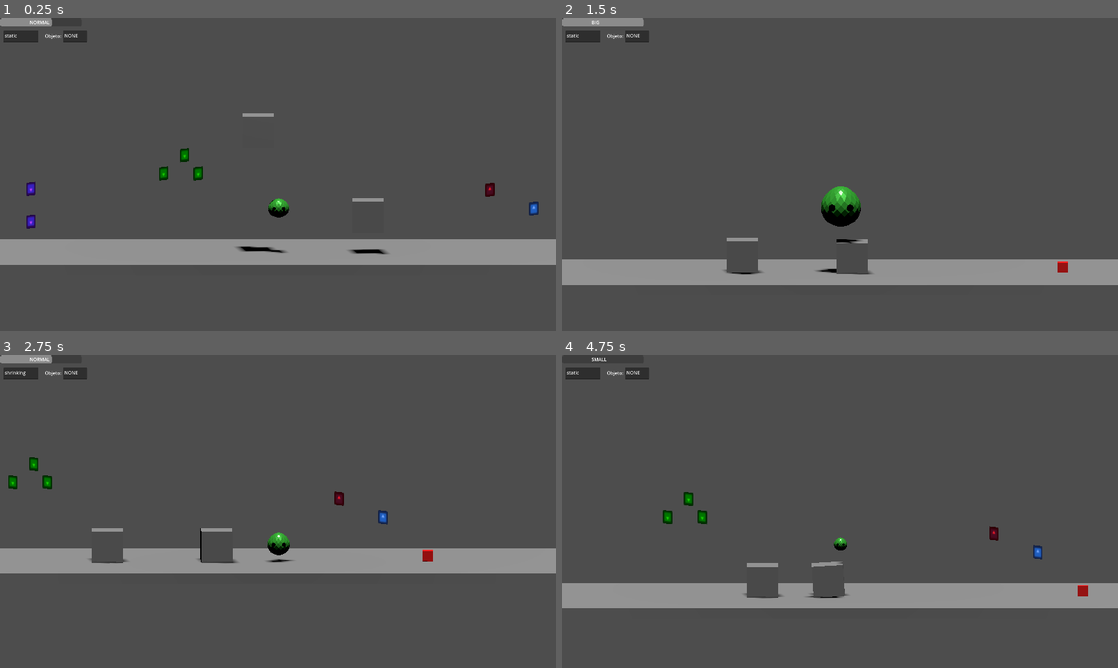
Above: before the commit, frames 1-4 (two rows, left to right).
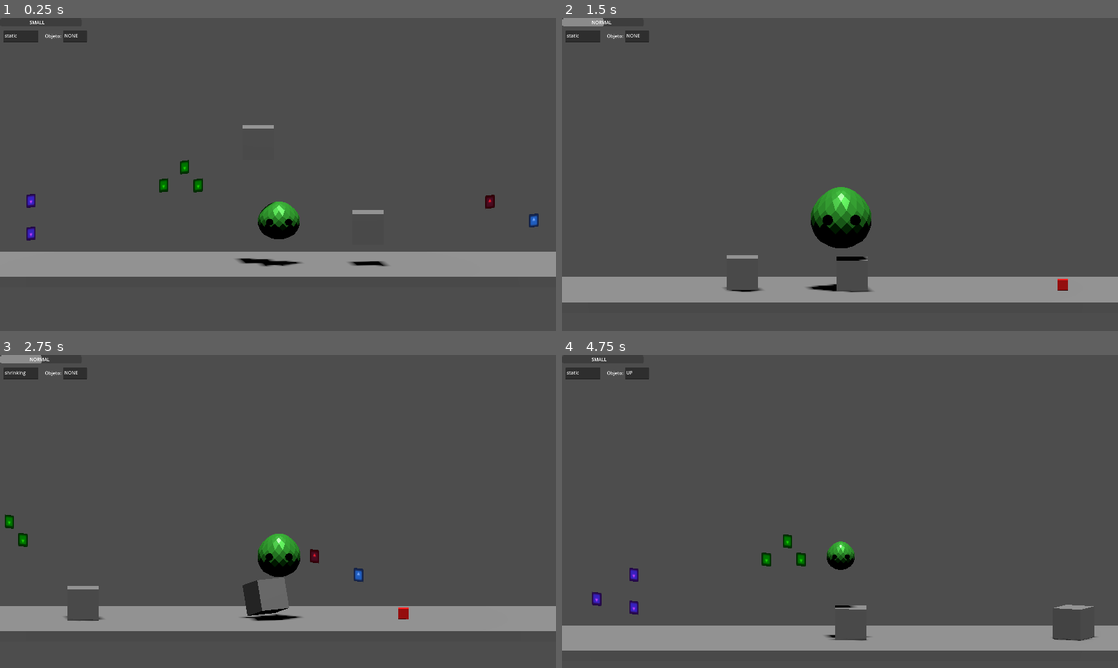
Above: after the commit, the same moments.

Repository: Isaac-Salas/GameOff2023
Game: Godot game, scene res://Levels/LevelTest.tscn
The game is run twice, just before and just after one commit, with the same random seed, the same clock (stepped at 60 frames per second) and the same inputs. The engine's default icon, where the game draws it, is replaced by a stand-in: a white triangle on a blue panel in a dark square.
Inputs:
- Up to frame 1 (0.25 s): no input
- Up to frame 2 (1.5 s): tap Enter (ui_accept) at 0.5 s; hold D (Walk_Right) 0.53-1.28 s; hold W (Grow) 0.53-1.28 s; tap Space (Jump) at 0.77 s; tap Z (Item) at 0.8, 1.35 s; hold Down (ui_down) from 1.28 s (still down)
- Up to frame 3 (2.75 s): tap Space (Jump) at 1.52 s; tap S (Shrink) at 1.55 s; tap Enter (ui_accept) at 2 s; release Down (ui_down) at 2.03 s; hold D (Walk_Right) from 2.03 s (still down); hold S (Shrink) from 2.03 s (still down); tap W (Grow) at 2.3 s
- Up to frame 4 (4.75 s): release D (Walk_Right) at 2.78 s; release S (Shrink) at 2.78 s; hold Up (ui_up) 2.78-3.53 s; tap W (Grow) at 2.85, 4.55 s; tap Space (Jump) at 3.02, 3.77, 4.52 s; tap Z (Item) at 3.05, 4.35 s; hold S (Shrink) 3.53-4.28 s; hold A (Walk_Left) from 3.53 s (still down); tap E (Interact) at 3.6 s

The runs differ from the first frame. In frame 1, 10% of the frame differs, in the area x 0-100%, y 0-83%; in frame 2, 12%; in frame 3, 17%, in the area x 0-100%, y 0-89%; in frame 4, 16%.

Commit message:
Movement, Grow and Shrink OVERHAUL
Removed unnecessary lines of code from the basic player script, improved the handling of the grow and shrink functions, modified the way the camera needs to be placed and its behavior,  and tried adding a dynamic music system.

Diff:
--- a/Global/GlobalVar.gd
+++ b/Global/GlobalVar.gd
@@ -1,7 +1,11 @@
 extends Node
 
+var VolBig = 0.0
+var VolSmall = 0.0
+
 var sizeM = Vector3()
-var sizefactor = 1
+var sizestandard = 2
+var sizefactor = 2
 var SPEED = 10.0
 var JUMP_VELOCITY = 20
 var bump = false
@@ -9,6 +13,6 @@
 var pick = "NONE"
 var ProgBar = 1;
 var CURRENT = "NORMAL"
-var MaxCap=2
-var MinCap=0.5
+var MaxCap=4.0
+var MinCap=0.1
 var Scalerate = 0.02
--- a/Levels/LevelTest.tscn
+++ b/Levels/LevelTest.tscn
@@ -8,9 +8,11 @@
 [ext_resource type="PackedScene" uid="uid://ccd0mnyoukcva" path="res://GridMaps/Floor.tscn" id="7_evqv3"]
 [ext_resource type="PackedScene" uid="uid://lwadxgbqcjhn" path="res://Pickups/Smallone.tscn" id="7_l28wy"]
 [ext_resource type="PackedScene" uid="uid://cx46mlukul3fs" path="res://Pickups/PickObject.tscn" id="8_tplic"]
-[ext_resource type="PackedScene" path="res://Pickups/PermaSmall.tscn" id="9_22t10"]
-[ext_resource type="PackedScene" path="res://Pickups/PermaBig.tscn" id="9_yg4ue"]
-[ext_resource type="PackedScene" path="res://Pickups/ScalerateUP.tscn" id="11_a8cvn"]
+[ext_resource type="PackedScene" uid="uid://dpj53n3yti1ua" path="res://Pickups/PermaSmall.tscn" id="9_22t10"]
+[ext_resource type="PackedScene" uid="uid://befcxi1an7gdb" path="res://Pickups/PermaBig.tscn" id="9_yg4ue"]
+[ext_resource type="PackedScene" uid="uid://cvrq5l5qxmdqo" path="res://Pickups/ScalerateUP.tscn" id="11_a8cvn"]
+[ext_resource type="AudioStream" uid="uid://djmt1d5rsnj0p" path="res://Music/CapaPequeño.mp3" id="12_cm8v7"]
+[ext_resource type="AudioStream" uid="uid://bah5n5paw08we" path="res://Music/CapaGrande.mp3" id="13_dl0m7"]
 
 [node name="Node3D" type="Node3D"]
 
@@ -31,16 +33,7 @@
 freeze_mode = 1
 
 [node name="Player" parent="." instance=ExtResource("2_xc5vm")]
-transform = Transform3D(1, 0, 0, 0, 1, 0, 0, 0, 1, -39.98, 6.127, 0)
-
-[node name="Camera3D2" type="Camera3D" parent="Player"]
-transform = Transform3D(1, 0, 0, 0, 0.992546, 0.121869, 0, -0.121869, 0.992546, 0, 5, 15)
-projection = 1
-current = true
-fov = 157.0
-size = 30.0
-near = 0.001
-script = ExtResource("2_7uenw")
+transform = Transform3D(2, 0, 0, 0, 2, 0, 0, 0, 2, -39.98, 6.127, 0)
 
 [node name="CanvasLayer" parent="." instance=ExtResource("6_koge0")]
 
@@ -91,3 +84,26 @@
 
 [node name="SR+4" parent="Scaleboost" instance=ExtResource("11_a8cvn")]
 transform = Transform3D(1, 0, 0, 0, 1, 0, 0, 0, 1, -78.389, 9.09468, 0)
+
+[node name="Musicota" type="Node3D" parent="."]
+
+[node name="UPPER" type="AudioStreamPlayer" parent="Musicota"]
+stream = ExtResource("12_cm8v7")
+autoplay = true
+max_polyphony = 2
+bus = &"SMALL"
+
+[node name="LOWER" type="AudioStreamPlayer" parent="Musicota"]
+stream = ExtResource("13_dl0m7")
+autoplay = true
+max_polyphony = 2
+bus = &"BIG"
+
+[node name="Camera3D2" type="Camera3D" parent="."]
+transform = Transform3D(1, 0, 0, 0, 0.992546, 0.121869, 0, -0.121869, 0.992546, -39.98, 16.127, 30)
+projection = 1
+current = true
+fov = 157.0
+size = 30.0
+near = 0.001
+script = ExtResource("2_7uenw")
--- a/Player/PlayerTest.gd
+++ b/Player/PlayerTest.gd
@@ -7,9 +7,11 @@
 var objectPicked = null
 var pickup
 var lastSide = "right"
+var stateC = snapped(GlobalVar.MaxCap/6, 0.01)
 # Get the gravity from the project settings to be synced with RigidBody nodes.
 var gravity = ProjectSettings.get_setting("physics/3d/default_gravity")
-
+@onready var SMALL = AudioServer.get_bus_index("SMALL")
+@onready var BIG = AudioServer.get_bus_index("BIG")
 
 func _input(event):
 	if Input.is_action_just_pressed("Interact"):
@@ -23,19 +25,15 @@
 
 
 func _physics_process(delta):
+	print("size: ", GlobalVar.sizefactor, "comparative to:", stateC)
+	sizecheck()
 	#print("Jumpvel:",GlobalVar.JUMP_VELOCITY, "Vel:",GlobalVar.SPEED)
 	position.z = 0
 
+
 	#Updating the label
 	#print(GlobalVar.sizefactor)
 
-	if GlobalVar.sizefactor<=(GlobalVar.MinCap+GlobalVar.MaxCap)/3:
-		#print ((GlobalVar.MinCap+GlobalVar.MaxCap)/3)
-		GlobalVar.CURRENT = "SMALL"
-	elif GlobalVar.sizefactor<=(GlobalVar.MaxCap/2)*1.5:
-		GlobalVar.CURRENT = "NORMAL"
-	else:
-		GlobalVar.CURRENT = "BIG"
 
 
 
@@ -76,9 +74,10 @@
 		velocity.y = GlobalVar.JUMP_VELOCITY
 
 	# Speed and Jump velocity tweaks when shrinking or getting bigv
-	if not GlobalVar.CURRENT == "NORMAL" and GlobalVar.sizefactor < 1:
-		GlobalVar.SPEED = snapped(10 / (0.3 + GlobalVar.sizefactor), 1)
-		GlobalVar.JUMP_VELOCITY =snapped( 20 / (0.3 + GlobalVar.sizefactor),1 )
+	if not GlobalVar.CURRENT == "NORMAL" and GlobalVar.sizefactor < GlobalVar.sizestandard:
+		GlobalVar.SPEED = snapped(100 / (2.5 + GlobalVar.sizefactor), 1)
+		GlobalVar.JUMP_VELOCITY =snapped( 200 / (4.5 + GlobalVar.sizefactor),1 )
+		print("Velocidad: ", GlobalVar.SPEED, "Vel. Salto: ",GlobalVar.JUMP_VELOCITY )
 	else:
 		GlobalVar.SPEED = 10
 		GlobalVar.JUMP_VELOCITY = 20
@@ -110,6 +109,15 @@
 	move_and_slide()
 
 
+func sizecheck():
+	if GlobalVar.sizefactor < (stateC*3):
+		GlobalVar.CURRENT = "SMALL"
+	elif GlobalVar.sizefactor > (stateC*5):
+		GlobalVar.CURRENT = "BIG"
+	else:
+		GlobalVar.CURRENT = "NORMAL"
+
+
 func  throw():
 	mundotest = get_parent_node_3d()
 	$MeshInstance3D.remove_child(pickinst)
@@ -131,20 +139,9 @@
 
 func grow():
 	if GlobalVar.sizefactor < GlobalVar.MaxCap:
-		get_node("MeshInstance3D").scale += Vector3(GlobalVar.Scalerate,GlobalVar.Scalerate,GlobalVar.Scalerate)
-		get_node("CollisionShape3D").scale += Vector3(GlobalVar.Scalerate,GlobalVar.Scalerate,0)
-		get_node("ObjectDetect").scale += Vector3(GlobalVar.Scalerate,GlobalVar.Scalerate,GlobalVar.Scalerate)
-		get_node("ColisionperuanaDer2").position.x += GlobalVar.Scalerate
-		get_node("ColisionperuanaIzq").position.x -= GlobalVar.Scalerate
-		get_node("ColisionArriba").position.y += GlobalVar.Scalerate
-
-		get_node("ColisionperuanaDer2").scale.y += GlobalVar.Scalerate
-		get_node("ColisionperuanaIzq").scale.y += GlobalVar.Scalerate
-		get_node("ColisionArriba").scale.x += GlobalVar.Scalerate
-
-		get_node("ColisionperuanaDer2").position.y = 0
-		get_node("ColisionperuanaIzq").position.y = 0
-		GlobalVar.sizeM = get_node("CollisionShape3D").scale
+		dyn_music()
+		scale += Vector3(GlobalVar.Scalerate,GlobalVar.Scalerate,GlobalVar.Scalerate)
+		GlobalVar.sizeM = scale
 		GlobalVar.sizefactor = snapped(GlobalVar.sizeM.x, 0.1)
 		GlobalVar.state = "growing"
 
@@ -155,27 +152,43 @@
 		#GlobalVar.ProgBar += GlobalVar.Scalerate
 
 func shrink():
-	if GlobalVar.sizefactor > GlobalVar.MinCap:
-		get_node("MeshInstance3D").scale -= Vector3(GlobalVar.Scalerate,GlobalVar.Scalerate,GlobalVar.Scalerate)
-		get_node("CollisionShape3D").scale -= Vector3(GlobalVar.Scalerate,GlobalVar.Scalerate,0)
-		get_node("ObjectDetect").scale -= Vector3(GlobalVar.Scalerate,GlobalVar.Scalerate,GlobalVar.Scalerate)
-		get_node("ColisionperuanaDer2").position.x -= GlobalVar.Scalerate
-		get_node("ColisionperuanaIzq").position.x += GlobalVar.Scalerate
-		get_node("ColisionArriba").position.y -= GlobalVar.Scalerate
-
-		get_node("ColisionperuanaDer2").scale.y -= GlobalVar.Scalerate
-		get_node("ColisionperuanaIzq").scale.y -= GlobalVar.Scalerate
-		get_node("ColisionArriba").scale.x -= GlobalVar.Scalerate
-
-		get_node("ColisionperuanaDer2").position.y = 0
-		get_node("ColisionperuanaIzq").position.y = 0
-		GlobalVar.sizeM = get_node("CollisionShape3D").scale
+	if GlobalVar.sizefactor > GlobalVar.MinCap and GlobalVar.sizefactor > 0 :
+
+		dyn_music()
+		scale -= Vector3(GlobalVar.Scalerate,GlobalVar.Scalerate,GlobalVar.Scalerate)
+		GlobalVar.sizeM = scale
 		GlobalVar.sizefactor = snapped(GlobalVar.sizeM.x, 0.1)
 		GlobalVar.state = "shrinking"
 		$GPUParticles3D.process_material.direction = Vector3(0,1,0)
 		$GPUParticles3D.process_material.set("lifetime", 4)
 		$GPUParticles3D.process_material.set_collision_mode(1)
 		$GPUParticles3D.emitting = true
+
+
+func dyn_music():
+
+	if GlobalVar.CURRENT == "NORMAL":
+		AudioServer.set_bus_volume_db(SMALL,0)
+		AudioServer.set_bus_volume_db(SMALL,0)
+
+	if GlobalVar.CURRENT == "SMALL":
+		GlobalVar.VolBig -= 0.05
+		AudioServer.set_bus_volume_db(BIG,GlobalVar.VolBig)
+
+		if AudioServer.get_bus_volume_db(SMALL) < 0:
+			GlobalVar.VolSmall += 0.05
+			AudioServer.set_bus_volume_db(SMALL, GlobalVar.VolSmall)
+
+	if GlobalVar.CURRENT == "BIG":
+		GlobalVar.VolSmall -= 0.05
+		AudioServer.set_bus_volume_db(SMALL,GlobalVar.VolSmall)
+
+		if AudioServer.get_bus_volume_db(BIG) < 0:
+			GlobalVar.VolBig += 0.05
+			AudioServer.set_bus_volume_db(BIG, GlobalVar.VolBig)
+
+
+
 
 
 func try_pickup():
--- a/Player/PlayerTest.tscn
+++ b/Player/PlayerTest.tscn
@@ -49,6 +49,7 @@
 bind/0/pose = Transform3D(1, 0, 0, 0, 1, 0, 0, 0, 1, 0, 0, 0)
 
 [node name="Player" type="CharacterBody3D"]
+transform = Transform3D(2, 0, 0, 0, 2, 0, 0, 0, 2, 0, 0, 0)
 axis_lock_linear_z = true
 axis_lock_angular_z = true
 script = ExtResource("1_20tws")
--- a/ScriptsAux/CameraTest.gd
+++ b/ScriptsAux/CameraTest.gd
@@ -8,4 +8,5 @@
 
 # Called every frame. 'delta' is the elapsed time since the previous frame.
 func _process(delta):
-	campos = get_position()
+	position.x = $"../Player".global_position.x
+	position.y = $"../Player".global_position.y+8
--- /dev/null
+++ b/default_bus_layout.tres
@@ -0,0 +1,15 @@
+[gd_resource type="AudioBusLayout" format=3 uid="uid://dqel2q8rvlvx"]
+
+[resource]
+bus/1/name = &"SMALL"
+bus/1/solo = false
+bus/1/mute = false
+bus/1/bypass_fx = false
+bus/1/volume_db = 0.0
+bus/1/send = &"Master"
+bus/2/name = &"BIG"
+bus/2/solo = false
+bus/2/mute = false
+bus/2/bypass_fx = false
+bus/2/volume_db = 0.0
+bus/2/send = &"Master"
Not shown: 1 places in Levels/LevelTest.tscn that only renumber resources
Not shown, added: Music/CapaGrande.mp3.import
Not shown, added: Music/CapaPequeño.mp3.import
Not shown, added: Music/CapaGrande.mp3
Not shown, added: Music/CapaPequeño.mp3
